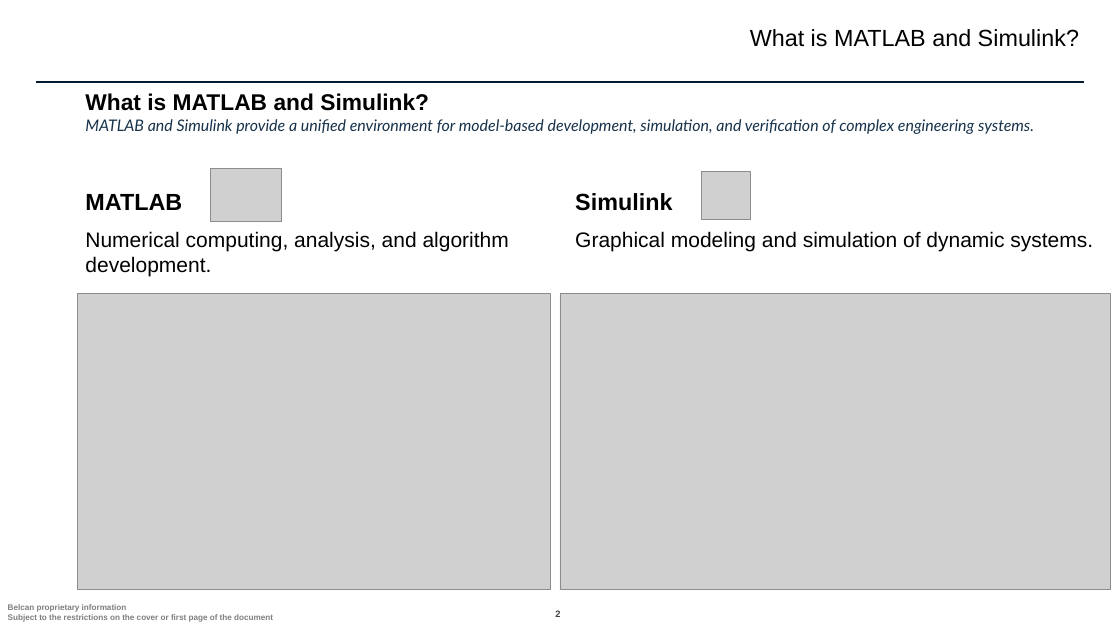
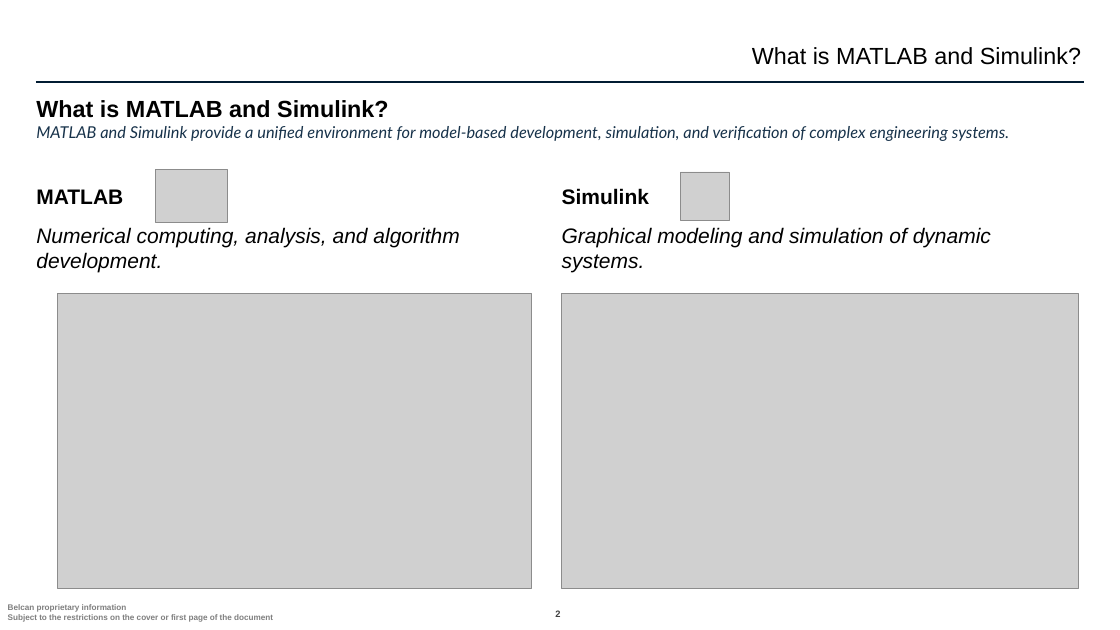
Before and after one commit to ntylerbelcan/aviation-controls-simulink-training-Belcan, a slide deck: slide 2 of ch01/Chapter 1 - Belcan.pptx. Drawn at 1120x630 pixels with LibreOffice and Linux fonts; fonts in the diff are those of the drawing; grey boxes stand for pictures; background and template pictures are left out. Boxes give left, top, right and bottom in pixels: in the first picture for what was removed or moved away, otherwise in the second. Text is boxed around its words. In the diff, an @@ line names an element or a change of style, - is before the commit and + after.

```diff
--- a/ch01/Chapter 1 - Belcan.pptx
+++ b/ch01/Chapter 1 - Belcan.pptx
@@ text "What is MATLAB and Simulink?": place and size @@
-text "What is MATLAB and Simulink?" at bbox=[750, 29, 1079, 47]
+text "What is MATLAB and Simulink?" at bbox=[752, 47, 1081, 65]
@@ title "What is MATLAB and Simulink? ...": place and size @@
-title "What is MATLAB and Simulink? ..." at bbox=[85, 93, 1034, 134]
+title "What is MATLAB and Simulink? ..." at bbox=[36, 100, 1009, 141]
@@ title "What is MATLAB and Simulink? ..." at bbox=[36, 100, 1009, 141]: size 19.5 to 20 pt in "What is MATLAB and Simulink?"; size 13.7 to 14 pt in "MATLAB and Simulink provide a unified environment ..." @@
@@ picture: place and size @@
-picture at bbox=[210, 169, 281, 222]
+picture at bbox=[155, 170, 227, 223]
@@ picture: place and size @@
-picture at bbox=[702, 171, 749, 219]
+picture at bbox=[681, 172, 728, 220]
@@ text "MATLAB" at bbox=[36, 189, 123, 204]: size 20 to 18 pt @@
@@ text "MATLAB": place and size @@
-text "MATLAB" at bbox=[85, 194, 182, 210]
+text "MATLAB" at bbox=[36, 189, 123, 204]
@@ text "Simulink" at bbox=[562, 188, 649, 205]: size 20 to 18 pt @@
@@ text "Numerical computing, analysis, and algorithm ...": place and size @@
-text "Numerical computing, analysis, and algorithm ..." at bbox=[85, 231, 509, 277]
+text "Numerical computing, analysis, and algorithm ..." at bbox=[36, 227, 459, 273]
@@ text "Numerical computing, analysis, and algorithm ..." at bbox=[36, 227, 459, 273]: italic on; more space between paragraphs @@
@@ text "Graphical modeling and simulation of ..." at bbox=[562, 227, 991, 273]: italic on; more space between paragraphs @@
@@ picture: place and size @@
-picture at bbox=[77, 293, 551, 589]
+picture at bbox=[58, 293, 532, 589]
@@ picture: place and size @@
-picture at bbox=[560, 293, 1111, 589]
+picture at bbox=[562, 293, 1079, 589]
```
Also in this commit, not shown: 46 other slides changed, 3 slides added.
